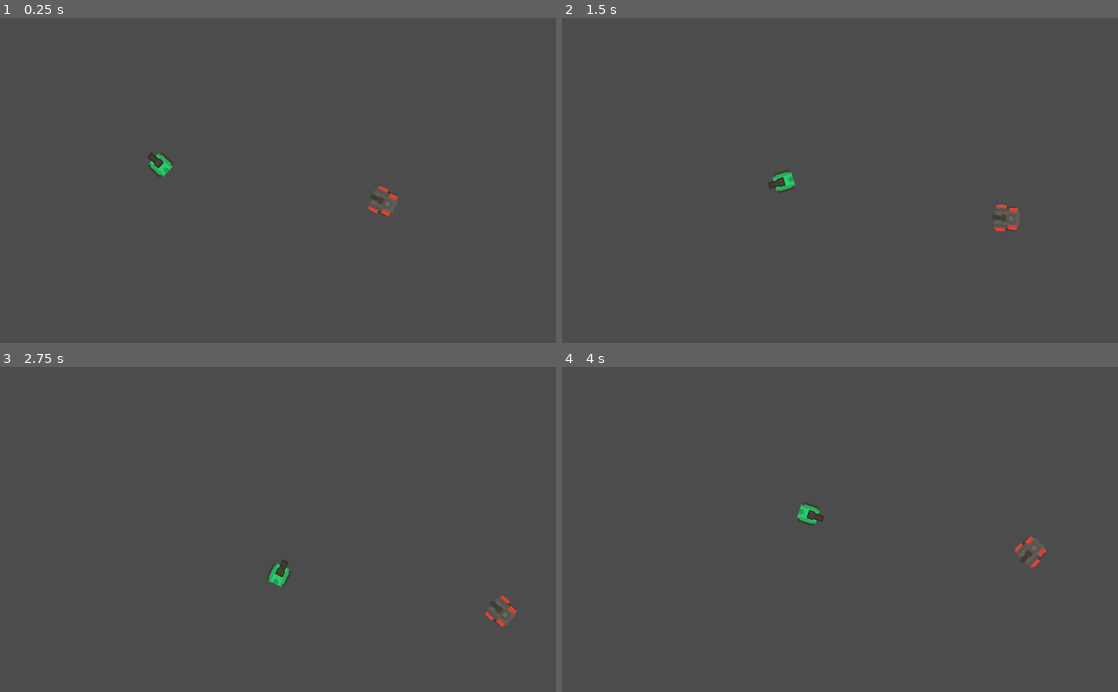
Above: before the commit, frames 1-4 (two rows, left to right).
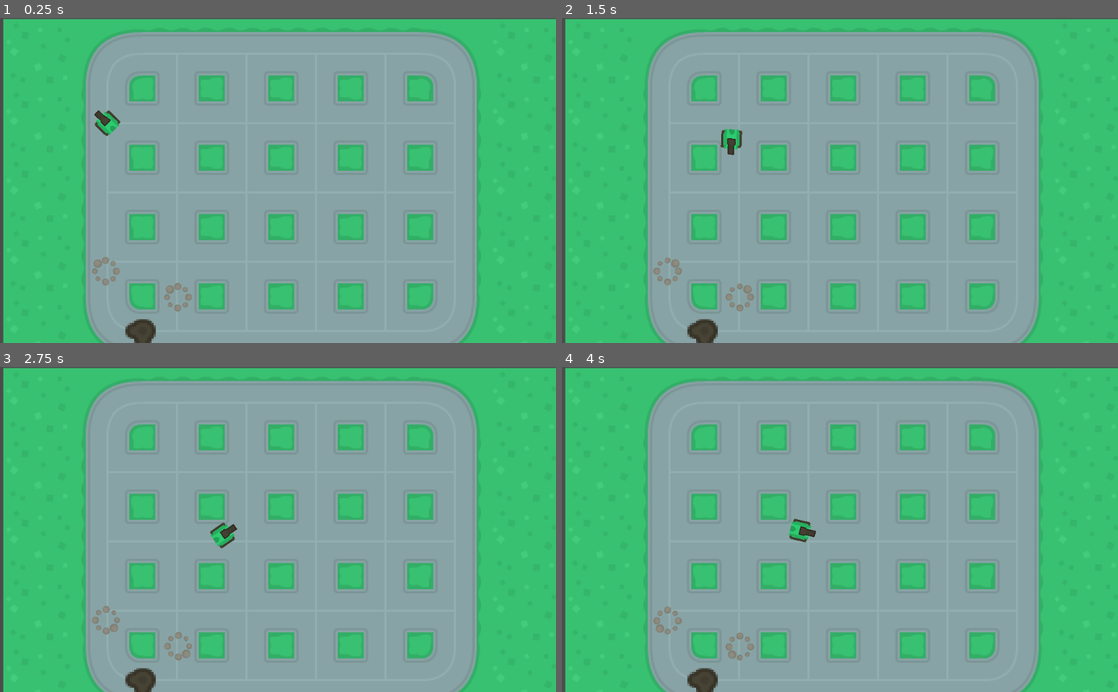
Above: after the commit, the same moments.

Repository: soapmactavish23/rogue_tank
Game: Godot game, scene res://scenes/test_area.tscn
The game is run twice, just before and just after one commit, with the same random seed, the same clock (stepped at 60 frames per second) and the same inputs.
Inputs (mouse positions are in pixels of both pictures, inside the frame that each line leads up to):
- Up to frame 1 (0.25 s): no input
- Up to frame 2 (1.5 s): move the mouse to (962, 164) at 0.52 s; hold Right (ui_right) 0.53-1.28 s; move the mouse to (728, 196) at 1.27 s; hold Down (ui_down) from 1.28 s (still down)
- Up to frame 3 (2.75 s): move the mouse to (333, 458) at 2.02 s; release Down (ui_down) at 2.03 s; hold Right (ui_right) from 2.03 s (still down)
- Up to frame 4 (4 s): move the mouse to (812, 594) at 2.77 s; release Right (ui_right) at 2.78 s; hold Up (ui_up) 2.78-3.53 s; move the mouse to (1006, 578) at 3.52 s; hold Left (ui_left) from 3.53 s (still down)

The runs differ from the first frame. In frame 1, 99% of the frame differs, in the area x 0-100%, y 0-100%; in frame 2, 99%; in frame 3, 99%; in frame 4, 99%.

Commit message:
wind

Diff:
--- /dev/null
+++ b/scenes/hole.tscn
@@ -0,0 +1,30 @@
+[gd_scene load_steps=4 format=2]
+
+[ext_resource path="res://scripts/hole.gd" type="Script" id=1]
+[ext_resource path="res://sprites/oilSpill_small.png" type="Texture" id=2]
+
+[sub_resource type="CircleShape2D" id=1]
+
+custom_solver_bias = 0.0
+radius = 7.5385
+
+[node name="hole" type="Area2D"]
+
+input_pickable = true
+gravity_vec = Vector2( 0, 1 )
+gravity = 98.0
+linear_damp = 0.1
+angular_damp = 1.0
+audio_bus_override = false
+audio_bus_name = "Master"
+script = ExtResource( 1 )
+
+[node name="sprite" type="Sprite" parent="." index="0"]
+
+texture = ExtResource( 2 )
+
+[node name="shape" type="CollisionShape2D" parent="." index="1"]
+
+shape = SubResource( 1 )
+
+[connection signal="body_entered" from="." to="." method="_on_hole_body_entered"]
--- a/scenes/test_area.tscn
+++ b/scenes/test_area.tscn
@@ -1,78 +1,31 @@
-[gd_scene load_steps=4 format=2]
+[gd_scene load_steps=5 format=2]
 
 [ext_resource path="res://scenes/tank.tscn" type="PackedScene" id=1]
-
-[sub_resource type="RectangleShape2D" id=1]
-
-custom_solver_bias = 0.0
-extents = Vector2( 474.148, 10 )
-
-[sub_resource type="CircleShape2D" id=2]
-
-custom_solver_bias = 0.0
-radius = 42.3874
+[ext_resource path="res://scenes/tileset.tscn" type="PackedScene" id=2]
+[ext_resource path="res://scenes/wind.tscn" type="PackedScene" id=3]
+[ext_resource path="res://scenes/hole.tscn" type="PackedScene" id=4]
 
 [node name="test_area" type="Node" index="0"]
 
 [node name="Tank" parent="." index="0" instance=ExtResource( 1 )]
 
-position = Vector2( 296.274, 271.671 )
+position = Vector2( 198.055, 194.323 )
 
-[node name="Tank2" parent="." index="1" instance=ExtResource( 1 )]
+[node name="tileset" parent="." index="1" instance=ExtResource( 2 )]
 
-position = Vector2( 706.651, 339.84 )
-body = 1
-barrel = 1
+position = Vector2( 6.13867, 2.32285 )
+z_index = -1
+_sections_unfolded = [ "Z Index" ]
 
-[node name="walls" type="StaticBody2D" parent="." index="2"]
+[node name="wind" parent="." index="2" instance=ExtResource( 3 )]
 
-position = Vector2( -6.81616, -13.6324 )
-input_pickable = false
-collision_layer = 4
-collision_mask = 0
-constant_linear_velocity = Vector2( 0, 0 )
-constant_angular_velocity = 0.0
-friction = 1.0
-bounce = 0.0
-_sections_unfolded = [ "Collision" ]
+position = Vector2( 194.534, 467.969 )
 
-[node name="wall" type="CollisionShape2D" parent="walls" index="0"]
+[node name="wind2" parent="." index="3" instance=ExtResource( 3 )]
 
-position = Vector2( 550.271, 136.073 )
-scale = Vector2( 0.933128, 1 )
-shape = SubResource( 1 )
-_sections_unfolded = [ "Transform" ]
+position = Vector2( 327.851, 515.582 )
 
-[node name="wall2" type="CollisionShape2D" parent="walls" index="1"]
+[node name="hole" parent="wind2" index="3" instance=ExtResource( 4 )]
 
-position = Vector2( 99.5832, 327.911 )
-rotation = 1.5708
-scale = Vector2( 0.419037, 1 )
-shape = SubResource( 1 )
-_sections_unfolded = [ "Transform" ]
-
-[node name="wall3" type="CollisionShape2D" parent="walls" index="2"]
-
-position = Vector2( 979.768, 337.906 )
-rotation = 1.5708
-scale = Vector2( 0.416174, 1 )
-shape = SubResource( 1 )
-_sections_unfolded = [ "Transform" ]
-
-[node name="wall4" type="CollisionShape2D" parent="walls" index="3"]
-
-position = Vector2( 530.654, 521.288 )
-scale = Vector2( 0.925348, 1 )
-shape = SubResource( 1 )
-
-[node name="wall5" type="CollisionShape2D" parent="walls" index="4"]
-
-position = Vector2( 221.29, 435.767 )
-scale = Vector2( 0.925348, 1 )
-shape = SubResource( 2 )
-
-[node name="wall6" type="CollisionShape2D" parent="walls" index="5"]
-
-position = Vector2( 862.17, 247.923 )
-scale = Vector2( 0.925348, 1 )
-shape = SubResource( 2 )
+position = Vector2( -68.4673, 65.7585 )
+scale = Vector2( 3.98402, 3.64938 )
--- /dev/null
+++ b/scenes/tileset.tscn
@@ -0,0 +1,580 @@
+[gd_scene load_steps=4 format=2]
+
+[ext_resource path="res://sprites/terrainTiles_default.png" type="Texture" id=1]
+
+[sub_resource type="RectangleShape2D" id=1]
+
+custom_solver_bias = 0.0
+extents = Vector2( 10, 10 )
+
+[sub_resource type="SegmentShape2D" id=2]
+
+custom_solver_bias = 0.0
+a = Vector2( -0.0772591, -48.0676 )
+b = Vector2( -0.60952, 100.622 )
+
+[node name="tileset" type="Node2D"]
+
+__meta__ = {
+"_edit_horizontal_guides_": [  ]
+}
+
+[node name="tile" type="Sprite" parent="." index="0"]
+
+position = Vector2( 256, 128 )
+texture = ExtResource( 1 )
+centered = false
+region_enabled = true
+region_rect = Rect2( 256, 128, 128, 128 )
+_sections_unfolded = [ "Offset" ]
+
+[node name="tile11" type="Sprite" parent="." index="1"]
+
+texture = ExtResource( 1 )
+centered = false
+region_enabled = true
+region_rect = Rect2( 0, 0, 128, 128 )
+_sections_unfolded = [ "Offset" ]
+
+[node name="tile12" type="Sprite" parent="." index="2"]
+
+position = Vector2( 640, 128 )
+texture = ExtResource( 1 )
+centered = false
+region_enabled = true
+region_rect = Rect2( 256, 128, 128, 128 )
+_sections_unfolded = [ "Offset" ]
+
+[node name="tile15" type="Sprite" parent="." index="3"]
+
+position = Vector2( 768, 128 )
+texture = ExtResource( 1 )
+centered = false
+region_enabled = true
+region_rect = Rect2( 512, 0, 128, 128 )
+_sections_unfolded = [ "Offset" ]
+
+[node name="tile16" type="Sprite" parent="." index="4"]
+
+position = Vector2( 896, 0 )
+texture = ExtResource( 1 )
+centered = false
+region_enabled = true
+region_rect = Rect2( 0, 0, 128, 128 )
+_sections_unfolded = [ "Offset" ]
+
+[node name="tile13" type="Sprite" parent="." index="5"]
+
+position = Vector2( 512, 128 )
+texture = ExtResource( 1 )
+centered = false
+region_enabled = true
+region_rect = Rect2( 256, 128, 128, 128 )
+_sections_unfolded = [ "Offset" ]
+
+[node name="tile14" type="Sprite" parent="." index="6"]
+
+position = Vector2( 384, 128 )
+texture = ExtResource( 1 )
+centered = false
+region_enabled = true
+region_rect = Rect2( 256, 128, 128, 128 )
+_sections_unfolded = [ "Offset" ]
+
+[node name="tile2" type="Sprite" parent="." index="7"]
+
+position = Vector2( 128, 128 )
+texture = ExtResource( 1 )
+centered = false
+region_enabled = true
+region_rect = Rect2( 384, 0, 128, 128 )
+_sections_unfolded = [ "Offset", "Transform" ]
+
+[node name="tile7" type="Sprite" parent="." index="8"]
+
+position = Vector2( 0, 128 )
+texture = ExtResource( 1 )
+centered = false
+region_enabled = true
+region_rect = Rect2( 0, 0, 128, 128 )
+_sections_unfolded = [ "Offset" ]
+
+[node name="tile8" type="Sprite" parent="." index="9"]
+
+position = Vector2( 896, 128 )
+texture = ExtResource( 1 )
+centered = false
+region_enabled = true
+region_rect = Rect2( 0, 0, 128, 128 )
+_sections_unfolded = [ "Offset" ]
+
+[node name="tile17" type="Sprite" parent="." index="10"]
+
+position = Vector2( 896, 384 )
+texture = ExtResource( 1 )
+centered = false
+region_enabled = true
+region_rect = Rect2( 0, 0, 128, 128 )
+_sections_unfolded = [ "Offset" ]
+
+[node name="tile19" type="Sprite" parent="." index="11"]
+
+position = Vector2( 896, 512 )
+texture = ExtResource( 1 )
+centered = false
+region_enabled = true
+region_rect = Rect2( 0, 0, 128, 128 )
+_sections_unfolded = [ "Offset" ]
+
+[node name="tile20" type="Sprite" parent="." index="12"]
+
+position = Vector2( 768, 512 )
+texture = ExtResource( 1 )
+centered = false
+region_enabled = true
+region_rect = Rect2( 768, 128, 128, 128 )
+_sections_unfolded = [ "Offset" ]
+
+[node name="tile21" type="Sprite" parent="." index="13"]
+
+position = Vector2( 640, 512 )
+texture = ExtResource( 1 )
+centered = false
+region_enabled = true
+region_rect = Rect2( 640, 0, 128, 128 )
+_sections_unfolded = [ "Offset" ]
+
+[node name="tile22" type="Sprite" parent="." index="14"]
+
+position = Vector2( 512, 512 )
+texture = ExtResource( 1 )
+centered = false
+region_enabled = true
+region_rect = Rect2( 640, 0, 128, 128 )
+_sections_unfolded = [ "Offset" ]
+
+[node name="tile23" type="Sprite" parent="." index="15"]
+
+position = Vector2( 384, 512 )
+texture = ExtResource( 1 )
+centered = false
+region_enabled = true
+region_rect = Rect2( 640, 0, 128, 128 )
+_sections_unfolded = [ "Offset" ]
+
+[node name="tile24" type="Sprite" parent="." index="16"]
+
+position = Vector2( 256, 512 )
+texture = ExtResource( 1 )
+centered = false
+region_enabled = true
+region_rect = Rect2( 640, 0, 128, 128 )
+_sections_unfolded = [ "Offset" ]
+
+[node name="tile25" type="Sprite" parent="." index="17"]
+
+position = Vector2( 128, 512 )
+texture = ExtResource( 1 )
+centered = false
+region_enabled = true
+region_rect = Rect2( 640, 128, 128, 128 )
+_sections_unfolded = [ "Offset" ]
+
+[node name="tile26" type="Sprite" parent="." index="18"]
+
+position = Vector2( 0, 512 )
+texture = ExtResource( 1 )
+centered = false
+region_enabled = true
+region_rect = Rect2( 0, 0, 128, 128 )
+_sections_unfolded = [ "Offset" ]
+
+[node name="tile27" type="Sprite" parent="." index="19"]
+
+position = Vector2( 0, 384 )
+texture = ExtResource( 1 )
+centered = false
+region_enabled = true
+region_rect = Rect2( 0, 0, 128, 128 )
+_sections_unfolded = [ "Offset" ]
+
+[node name="tile28" type="Sprite" parent="." index="20"]
+
+position = Vector2( 0, 256 )
+texture = ExtResource( 1 )
+centered = false
+region_enabled = true
+region_rect = Rect2( 0, 0, 128, 128 )
+_sections_unfolded = [ "Offset" ]
+
+[node name="tile29" type="Sprite" parent="." index="21"]
+
+position = Vector2( 128, 256 )
+texture = ExtResource( 1 )
+centered = false
+region_enabled = true
+region_rect = Rect2( 384, 0, 128, 128 )
+_sections_unfolded = [ "Offset" ]
+
+[node name="tile30" type="Sprite" parent="." index="22"]
+
+position = Vector2( 128, 384 )
+texture = ExtResource( 1 )
+centered = false
+region_enabled = true
+region_rect = Rect2( 384, 0, 128, 128 )
+_sections_unfolded = [ "Offset" ]
+
+[node name="tile31" type="Sprite" parent="." index="23"]
+
+position = Vector2( 256, 384 )
+texture = ExtResource( 1 )
+centered = false
+region_enabled = true
+region_rect = Rect2( 256, 128, 128, 128 )
+_sections_unfolded = [ "Offset" ]
+
+[node name="tile32" type="Sprite" parent="." index="24"]
+
+position = Vector2( 256, 256 )
+texture = ExtResource( 1 )
+centered = false
+region_enabled = true
+region_rect = Rect2( 256, 128, 128, 128 )
+_sections_unfolded = [ "Offset" ]
+
+[node name="tile33" type="Sprite" parent="." index="25"]
+
+position = Vector2( 384, 256 )
+texture = ExtResource( 1 )
+centered = false
+region_enabled = true
+region_rect = Rect2( 256, 128, 128, 128 )
+_sections_unfolded = [ "Offset" ]
+
+[node name="tile34" type="Sprite" parent="." index="26"]
+
+position = Vector2( 384, 384 )
+texture = ExtResource( 1 )
+centered = false
+region_enabled = true
+region_rect = Rect2( 256, 128, 128, 128 )
+_sections_unfolded = [ "Offset" ]
+
+[node name="tile35" type="Sprite" parent="." index="27"]
+
+position = Vector2( 512, 384 )
+texture = ExtResource( 1 )
+centered = false
+region_enabled = true
+region_rect = Rect2( 256, 128, 128, 128 )
+_sections_unfolded = [ "Offset" ]
+
+[node name="tile36" type="Sprite" parent="." index="28"]
+
+position = Vector2( 512, 256 )
+texture = ExtResource( 1 )
+centered = false
+region_enabled = true
+region_rect = Rect2( 256, 128, 128, 128 )
+_sections_unfolded = [ "Offset" ]
+
+[node name="tile37" type="Sprite" parent="." index="29"]
+
+position = Vector2( 640, 256 )
+texture = ExtResource( 1 )
+centered = false
+region_enabled = true
+region_rect = Rect2( 256, 128, 128, 128 )
+_sections_unfolded = [ "Offset" ]
+
+[node name="tile38" type="Sprite" parent="." index="30"]
+
+position = Vector2( 640, 384 )
+texture = ExtResource( 1 )
+centered = false
+region_enabled = true
+region_rect = Rect2( 256, 128, 128, 128 )
+_sections_unfolded = [ "Offset" ]
+
+[node name="tile39" type="Sprite" parent="." index="31"]
+
+position = Vector2( 768, 384 )
+texture = ExtResource( 1 )
+centered = false
+region_enabled = true
+region_rect = Rect2( 512, 0, 128, 128 )
+_sections_unfolded = [ "Offset" ]
+
+[node name="tile40" type="Sprite" parent="." index="32"]
+
+position = Vector2( 768, 256 )
+texture = ExtResource( 1 )
+centered = false
+region_enabled = true
+region_rect = Rect2( 256, 128, 128, 128 )
+_sections_unfolded = [ "Offset" ]
+
+[node name="tile41" type="Sprite" parent="." index="33"]
+
+position = Vector2( 768, 256 )
+texture = ExtResource( 1 )
+centered = false
+region_enabled = true
+region_rect = Rect2( 512, 0, 128, 128 )
+_sections_unfolded = [ "Offset" ]
+
+[node name="tile18" type="Sprite" parent="." index="34"]
+
+position = Vector2( 896, 256 )
+texture = ExtResource( 1 )
+centered = false
+region_enabled = true
+region_rect = Rect2( 0, 0, 128, 128 )
+
+[node name="tile9" type="Sprite" parent="." index="35"]
+
+position = Vector2( 640, 0 )
+texture = ExtResource( 1 )
+centered = false
+region_enabled = true
+region_rect = Rect2( 768, 0, 128, 128 )
+_sections_unfolded = [ "Offset" ]
+
+[node name="tile10" type="Sprite" parent="." index="36"]
+
+position = Vector2( 768, 0 )
+texture = ExtResource( 1 )
+centered = false
+region_enabled = true
+region_rect = Rect2( 512, 128, 128, 128 )
+_sections_unfolded = [ "Offset" ]
+
+[node name="tile3" type="Sprite" parent="." index="37"]
+
+position = Vector2( 512, 0 )
+texture = ExtResource( 1 )
+centered = false
+region_enabled = true
+region_rect = Rect2( 768, 0, 128, 128 )
+_sections_unfolded = [ "Offset" ]
+
+[node name="tile4" type="Sprite" parent="." index="38"]
+
+position = Vector2( 384, 0 )
+texture = ExtResource( 1 )
+centered = false
+region_enabled = true
+region_rect = Rect2( 768, 0, 128, 128 )
+_sections_unfolded = [ "Offset" ]
+
+[node name="tile5" type="Sprite" parent="." index="39"]
+
+position = Vector2( 256, 0 )
+texture = ExtResource( 1 )
+centered = false
+region_enabled = true
+region_rect = Rect2( 768, 0, 128, 128 )
+_sections_unfolded = [ "Offset" ]
+
+[node name="tile6" type="Sprite" parent="." index="40"]
+
+position = Vector2( 128, 0 )
+texture = ExtResource( 1 )
+centered = false
+region_enabled = true
+region_rect = Rect2( 384, 128, 128, 128 )
+_sections_unfolded = [ "Offset" ]
+
+[node name="walls" type="StaticBody2D" parent="." index="41"]
+
+editor/display_folded = true
+input_pickable = true
+collision_layer = 5
+collision_mask = 5
+constant_linear_velocity = Vector2( 0, 0 )
+constant_angular_velocity = 0.0
+friction = 1.0
+bounce = 0.0
+_sections_unfolded = [ "Collision" ]
+
+[node name="shape" type="CollisionShape2D" parent="walls" index="0"]
+
+position = Vector2( 256.597, 127.516 )
+scale = Vector2( 3.11661, 3.02494 )
+shape = SubResource( 1 )
+
+[node name="shape2" type="CollisionShape2D" parent="walls" index="1"]
+
+position = Vector2( 383.706, 127.516 )
+scale = Vector2( 3.11661, 3.02494 )
+shape = SubResource( 1 )
+_sections_unfolded = [ "Transform", "Z Index" ]
+
+[node name="shape3" type="CollisionShape2D" parent="walls" index="2"]
+
+position = Vector2( 511.771, 127.516 )
+scale = Vector2( 3.11661, 3.02494 )
+shape = SubResource( 1 )
+
+[node name="shape4" type="CollisionShape2D" parent="walls" index="3"]
+
+position = Vector2( 637.675, 129.677 )
+scale = Vector2( 3.11661, 3.02494 )
+shape = SubResource( 1 )
+
+[node name="shape5" type="CollisionShape2D" parent="walls" index="4"]
+
+position = Vector2( 768.443, 128.597 )
+scale = Vector2( 3.11661, 3.02494 )
+shape = SubResource( 1 )
+
+[node name="shape6" type="CollisionShape2D" parent="walls" index="5"]
+
+position = Vector2( 767.902, 257.743 )
+scale = Vector2( 3.11661, 3.02494 )
+shape = SubResource( 1 )
+
+[node name="shape7" type="CollisionShape2D" parent="walls" index="6"]
+
+position = Vector2( 640.917, 256.662 )
+scale = Vector2( 3.11661, 3.02494 )
+shape = SubResource( 1 )
+
+[node name="shape8" type="CollisionShape2D" parent="walls" index="7"]
+
+position = Vector2( 510.69, 256.662 )
+scale = Vector2( 3.11661, 3.02494 )
+shape = SubResource( 1 )
+
+[node name="shape9" type="CollisionShape2D" parent="walls" index="8"]
+
+position = Vector2( 383.706, 256.662 )
+scale = Vector2( 3.11661, 3.02494 )
+shape = SubResource( 1 )
+
+[node name="shape10" type="CollisionShape2D" parent="walls" index="9"]
+
+position = Vector2( 767.362, 385.268 )
+scale = Vector2( 3.11661, 3.02494 )
+shape = SubResource( 1 )
+
+[node name="shape11" type="CollisionShape2D" parent="walls" index="10"]
+
+position = Vector2( 641.458, 384.187 )
+scale = Vector2( 3.11661, 3.02494 )
+shape = SubResource( 1 )
+
+[node name="shape12" type="CollisionShape2D" parent="walls" index="11"]
+
+position = Vector2( 511.771, 384.187 )
+scale = Vector2( 3.11661, 3.02494 )
+shape = SubResource( 1 )
+
+[node name="shape13" type="CollisionShape2D" parent="walls" index="12"]
+
+position = Vector2( 384.786, 385.808 )
+scale = Vector2( 3.11661, 3.02494 )
+shape = SubResource( 1 )
+
+[node name="shape14" type="CollisionShape2D" parent="walls" index="13"]
+
+position = Vector2( 255.1, 384.728 )
+scale = Vector2( 3.11661, 3.02494 )
+shape = SubResource( 1 )
+
+[node name="shape15" type="CollisionShape2D" parent="walls" index="14"]
+
+position = Vector2( 256.721, 511.713 )
+scale = Vector2( 3.11661, 3.02494 )
+shape = SubResource( 1 )
+
+[node name="shape16" type="CollisionShape2D" parent="walls" index="15"]
+
+position = Vector2( 384.246, 513.874 )
+scale = Vector2( 3.11661, 3.02494 )
+shape = SubResource( 1 )
+
+[node name="shape17" type="CollisionShape2D" parent="walls" index="16"]
+
+position = Vector2( 512.852, 512.793 )
+scale = Vector2( 3.11661, 3.02494 )
+shape = SubResource( 1 )
+
+[node name="shape18" type="CollisionShape2D" parent="walls" index="17"]
+
+position = Vector2( 639.837, 512.793 )
+scale = Vector2( 3.11661, 3.02494 )
+shape = SubResource( 1 )
+
+[node name="shape19" type="CollisionShape2D" parent="walls" index="18"]
+
+position = Vector2( 767.362, 510.091 )
+scale = Vector2( 3.11661, 3.02494 )
+shape = SubResource( 1 )
+
+[node name="shape20" type="CollisionShape2D" parent="walls" index="19"]
+
+position = Vector2( 255.9, 255.624 )
+scale = Vector2( 3.11661, 3.02494 )
+shape = SubResource( 1 )
+
+[node name="shape21" type="CollisionShape2D" parent="walls" index="20"]
+
+position = Vector2( 153.9, 241.017 )
+scale = Vector2( 3.11661, 3.09836 )
+shape = SubResource( 2 )
+
+[node name="shape22" type="CollisionShape2D" parent="walls" index="21"]
+
+position = Vector2( 872.2, 241.455 )
+scale = Vector2( 3.11661, 3.02494 )
+shape = SubResource( 2 )
+
+[node name="shape23" type="CollisionShape2D" parent="walls" index="22"]
+
+position = Vector2( 619.182, 27.9711 )
+rotation = 1.5708
+scale = Vector2( 1.85367, 4.10146 )
+shape = SubResource( 2 )
+_sections_unfolded = [ "Transform" ]
+
+[node name="shape24" type="CollisionShape2D" parent="walls" index="23"]
+
+position = Vector2( 619.182, 615.653 )
+rotation = 1.5708
+scale = Vector2( 1.85367, 4.10146 )
+shape = SubResource( 2 )
+_sections_unfolded = [ "Transform" ]
+
+[node name="shape25" type="CollisionShape2D" parent="walls" index="24"]
+
+position = Vector2( 852.753, 570.307 )
+rotation = 0.74195
+scale = Vector2( 1.1757, 0.563949 )
+shape = SubResource( 2 )
+_sections_unfolded = [ "Transform" ]
+
+[node name="shape26" type="CollisionShape2D" parent="walls" index="25"]
+
+position = Vector2( 188.67, 48.8225 )
+rotation = 0.74195
+scale = Vector2( 1.66564, 0.589562 )
+shape = SubResource( 2 )
+_sections_unfolded = [ "Transform" ]
+
+[node name="shape27" type="CollisionShape2D" parent="walls" index="26"]
+
+position = Vector2( 180.255, 591.257 )
+rotation = 2.60171
+scale = Vector2( 1.66564, 0.589562 )
+shape = SubResource( 2 )
+_sections_unfolded = [ "Transform" ]
+
+[node name="shape28" type="CollisionShape2D" parent="walls" index="27"]
+
+position = Vector2( 857.967, 75.6066 )
+rotation = 2.60171
+scale = Vector2( 1.66564, 0.589562 )
+shape = SubResource( 2 )
+_sections_unfolded = [ "Transform" ]
--- /dev/null
+++ b/scenes/wind.tscn
@@ -0,0 +1,61 @@
+[gd_scene load_steps=5 format=2]
+
+[ext_resource path="res://scripts/wind.gd" type="Script" id=1]
+[ext_resource path="res://sprites/explosionSmoke5.png" type="Texture" id=2]
+
+[sub_resource type="CircleShape2D" id=1]
+
+custom_solver_bias = 0.0
+radius = 27.8606
+
+[sub_resource type="Animation" id=2]
+
+resource_name = "wind_animation"
+length = 1.0
+loop = true
+step = 0.1
+tracks/0/type = "value"
+tracks/0/path = NodePath("sprite:rotation_degrees")
+tracks/0/interp = 1
+tracks/0/loop_wrap = true
+tracks/0/imported = false
+tracks/0/enabled = true
+tracks/0/keys = {
+"times": PoolRealArray( 0, 0.5, 1 ),
+"transitions": PoolRealArray( 1, 1, 1 ),
+"update": 0,
+"values": [ 0.0, 180.0, 360.0 ]
+}
+
+[node name="wind" type="Area2D" index="0"]
+
+input_pickable = true
+gravity_vec = Vector2( 0, 1 )
+gravity = 98.0
+linear_damp = 0.1
+angular_damp = 1.0
+audio_bus_override = false
+audio_bus_name = "Master"
+script = ExtResource( 1 )
+
+[node name="sprite" type="Sprite" parent="." index="0"]
+
+rotation = 1.57768
+texture = ExtResource( 2 )
+_sections_unfolded = [ "Transform" ]
+
+[node name="shape" type="CollisionShape2D" parent="." index="1"]
+
+shape = SubResource( 1 )
+
+[node name="anim" type="AnimationPlayer" parent="." index="2"]
+
+root_node = NodePath("..")
+autoplay = "wind_animation"
+playback_process_mode = 1
+playback_default_blend_time = 0.0
+playback_speed = 1.0
+anims/wind_animation = SubResource( 2 )
+blend_times = [  ]
+
+[connection signal="body_entered" from="." to="." method="_on_wind_body_entered"]
--- a/scripts/bullet.gd
+++ b/scripts/bullet.gd
@@ -37,7 +37,9 @@
 	live = false
 	$sprite.visible = false
 	$anim_self_destruction.play("explode")
-	monitoring = false
-	monitorable = false
+	call_deferred("set_monitoring", false)
+	#monitoring = false
+	call_deferred("set_monitorable", false)
+	#monitorable = false
 	yield($anim_self_destruction, "animation_finished")
 	queue_free()
--- /dev/null
+++ b/scripts/hole.gd
@@ -0,0 +1,19 @@
+extends Area2D
+
+# class member variables go here, for example:
+# var a = 2
+# var b = "textvar"
+
+func _ready():
+	# Called every time the node is added to the scene.
+	# Initialization here
+	pass
+
+#func _process(delta):
+#	# Called every frame. Delta is time since last frame.
+#	# Update game logic here.
+#	pass
+
+
+func _on_hole_body_entered( body ):
+	print("Game Over")
--- /dev/null
+++ b/scripts/wind.gd
@@ -0,0 +1,8 @@
+extends Area2D
+
+func _ready():
+	pass
+
+
+func _on_wind_body_entered( body ):
+	print("player entrou na área !")
Binary file changed: sprites/terrainTiles_default.png
Not shown, changed: sprites/terrainTiles_default.png.import
